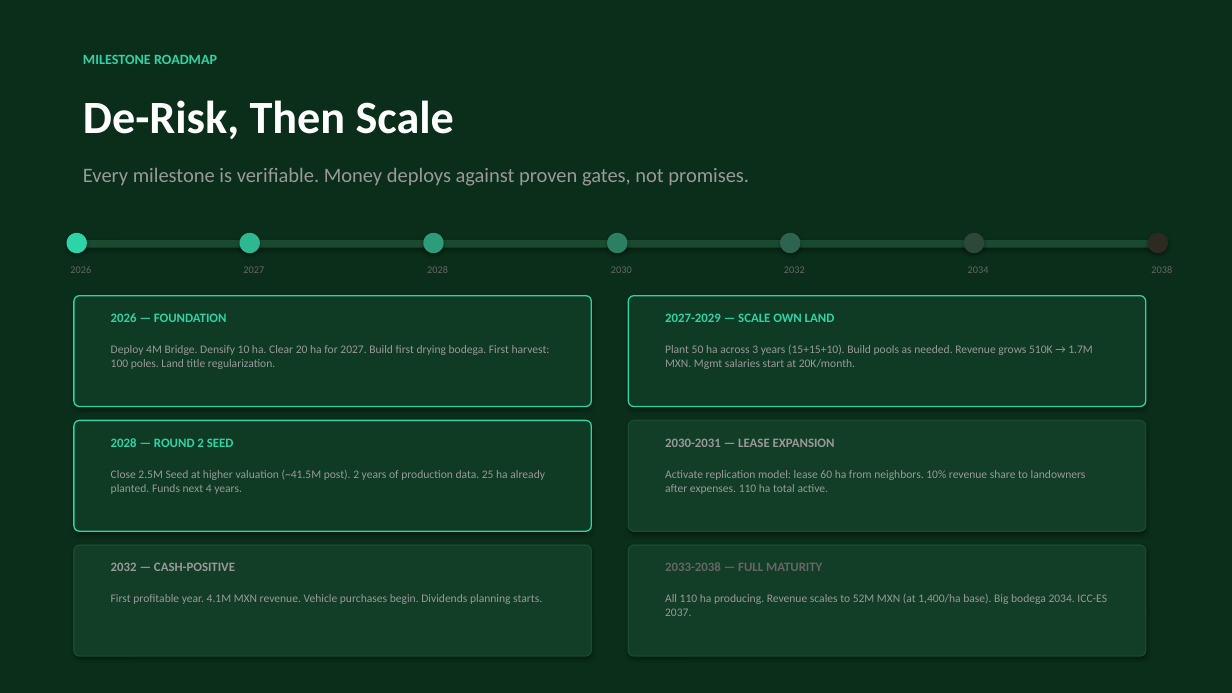
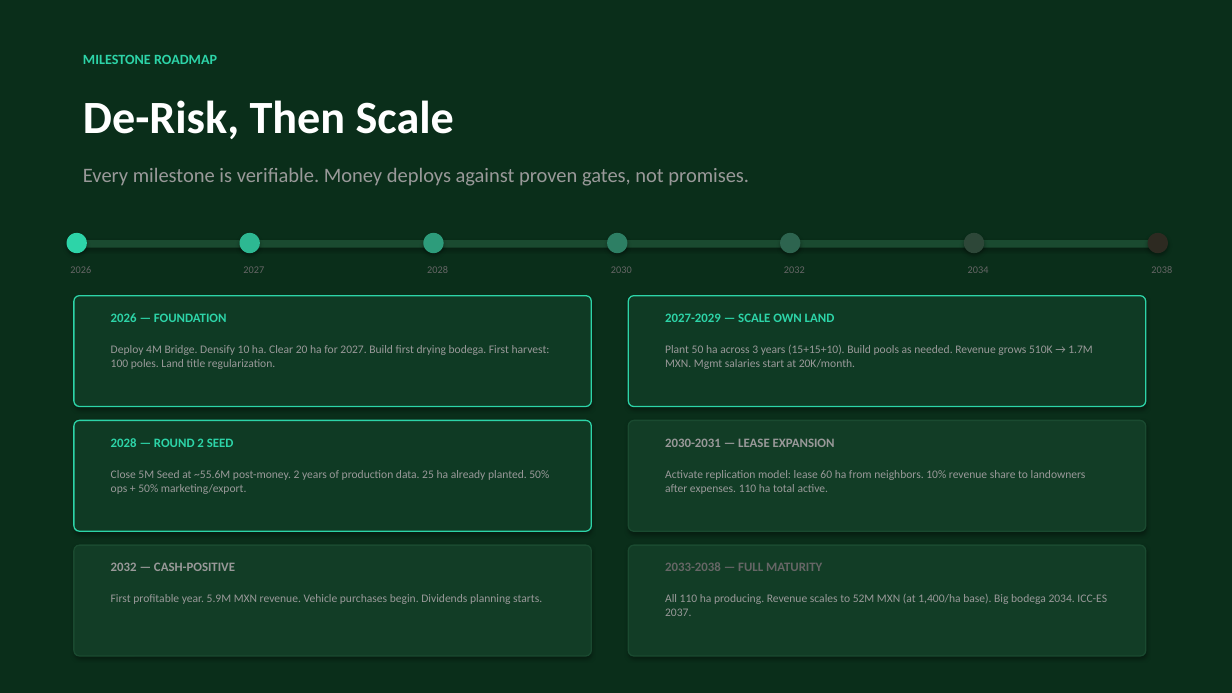
Before and after one commit to perezofir83/pacifico-bambu, a slide deck: slide 16 of Pacifico_Bambu_Pitch_Deck_v3.pptx. Drawn at 1232x693 pixels with LibreOffice and Linux fonts; fonts in the diff are those of the drawing. Boxes give left, top, right and bottom in pixels: in the first picture for what was removed or moved away, otherwise in the second. Text is boxed around its words. In the diff, an @@ line names an element or a change of style, - is before the commit and + after.

```diff
--- a/Pacifico_Bambu_Pitch_Deck_v3.pptx
+++ b/Pacifico_Bambu_Pitch_Deck_v3.pptx
@@ text at (111,470,549,494): text changed @@
-Close 2.5M Seed at higher valuation (~41.5M post). 2 years of production data. 25 ha already planted. Funds next 4 years.
+Close 5M Seed at ~55.6M post-money. 2 years of production data. 25 ha already planted. 50% ops + 50% marketing/export.
@@ text at (111,594,542,604): text changed @@
-First profitable year. 4.1M MXN revenue. Vehicle purchases begin. Dividends planning starts.
+First profitable year. 5.9M MXN revenue. Vehicle purchases begin. Dividends planning starts.
```
Also in this commit, not shown: 3 other slides changed, 2 other files.
